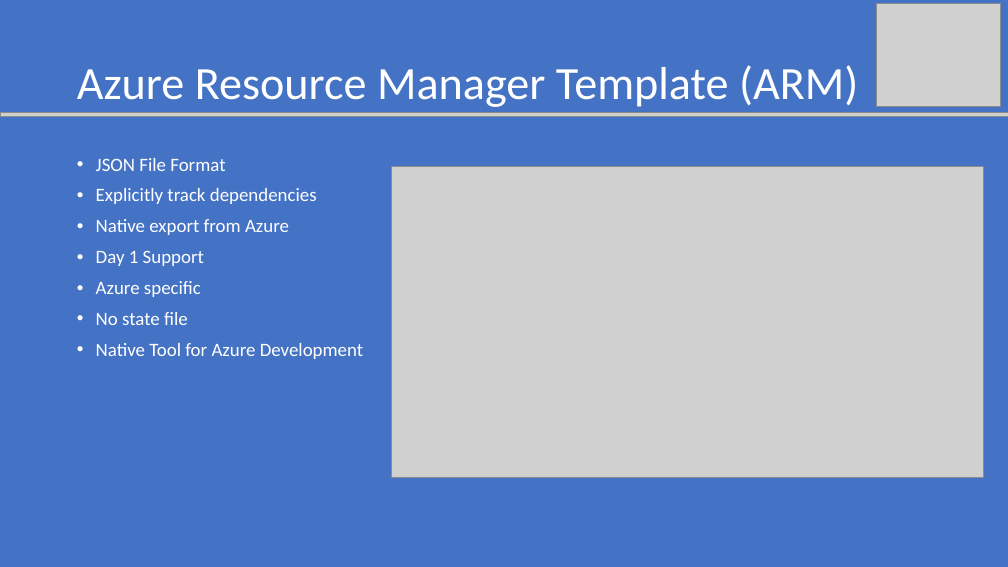
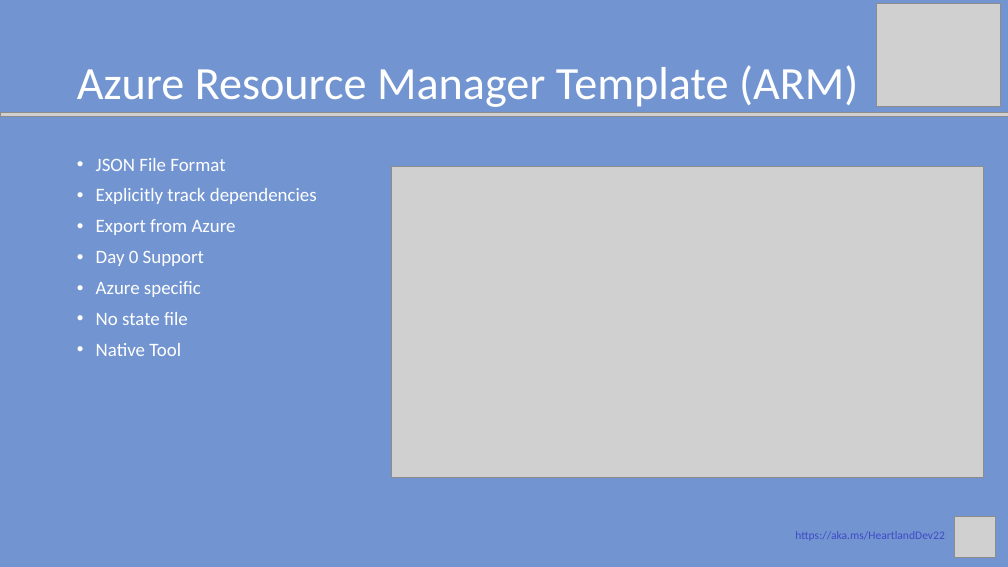
Before and after one commit to JFolberth/Azure_IaC_Flavors, a slide deck: slide 10 of documentation/presentation/Azure _IaC_Flavors.pptx (slide 9 before the commit). Drawn at 1008x567 pixels with LibreOffice and Linux fonts; fonts in the diff are those of the drawing; grey boxes stand for pictures. Boxes give left, top, right and bottom in pixels: in the first picture for what was removed or moved away, otherwise in the second. Text is boxed around its words. In the diff, an @@ line names an element or a change of style, - is before the commit and + after.

```diff
--- a/documentation/presentation/Azure _IaC_Flavors.pptx
+++ b/documentation/presentation/Azure _IaC_Flavors.pptx
@@ background #4472C4 to #4472C4 at 75% opacity @@
@@ text at [96, 219, 236, 266]: text changed @@
-• Native export from Azure
-• Day 1 Support
+• Export from Azure
+• Day 0 Support
@@ text at [96, 343, 181, 356]: text changed @@
-• Native Tool for Azure Development
+• Native Tool
@@ text added at [795, 531, 945, 541], 11 pt, text #3E4AC4 @@
+https://aka.ms/HeartlandDev22
@@ picture added at [955, 516, 996, 557] @@
```
Also in this commit, not shown: 11 other slides changed, 2 slides added, 3 other files.
